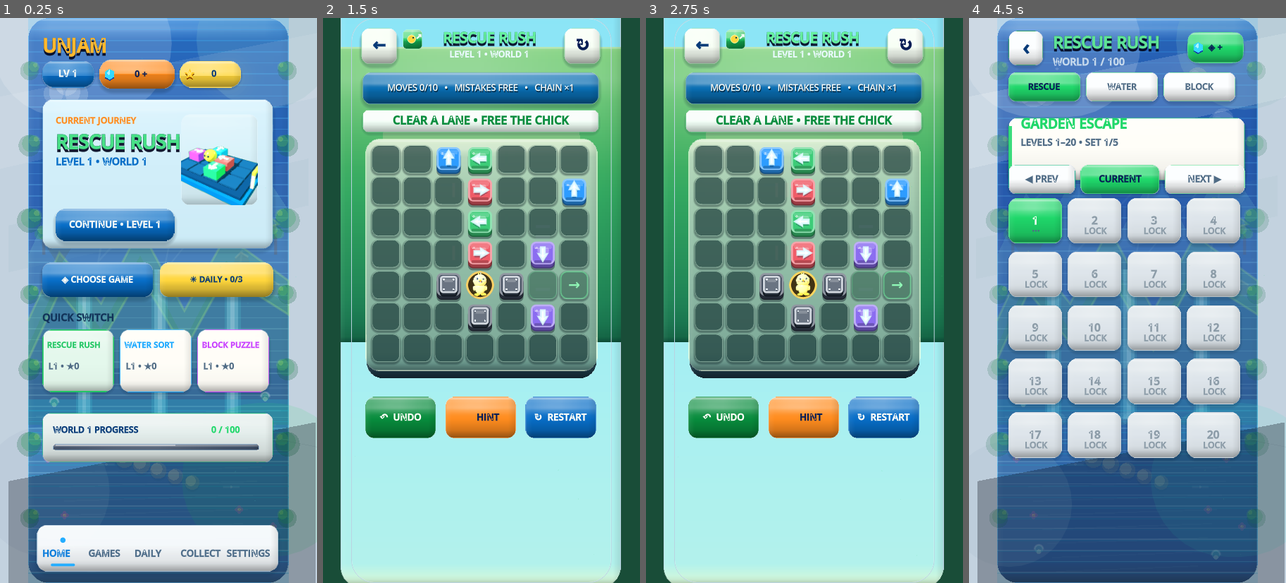
Above: before the commit, frames 1-4 (left to right).
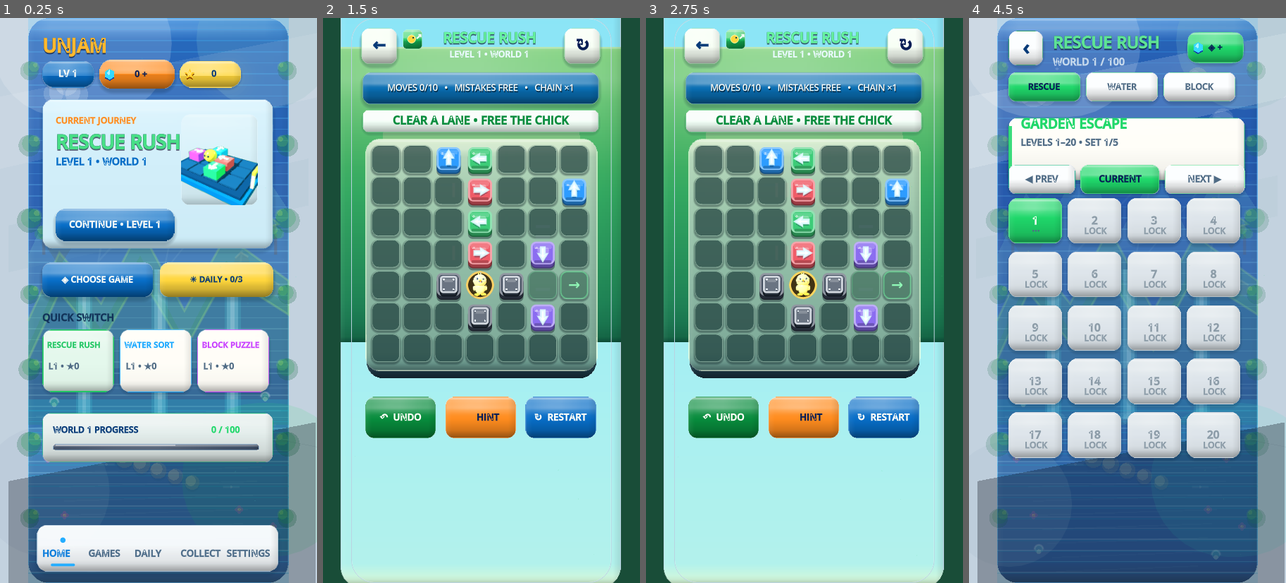
Above: after the commit, the same moments.

Repository: eghosa001/unjam
Game: Godot game, scene res://scenes/Main.tscn
Same seed, same stepped clock (60 frames per second), same inputs: the game is played once before the commit and once after it.
Inputs:
- Up to frame 1 (0.25 s): no input
- Up to frame 2 (1.5 s): click "CONTINUE • LEVEL 1" at 0.5 s; click "PLAY NOW" at 1.25 s
- Up to frame 3 (2.75 s): click "↻ RESTART" at 2 s
- Up to frame 4 (4.5 s): click "↻ RESTART" at 2.75 s; click "↻ RESTART" at 3.5 s; click "←" at 4.25 s

The runs differ from the first frame. In frame 1, 0.4% of the frame differs, in the area x 13-57%, y 3-24%; in frame 2, 0.2%; in frame 3, 0.2%; in frame 4, 0.2%.

Commit message:
Sharpen Figma text on scaled phone screens

Diff:
--- a/scripts/ui/figma_reference_canvas.gd
+++ b/scripts/ui/figma_reference_canvas.gd
@@ -306,10 +306,11 @@
 	label_node.add_theme_color_override("font_color", fill)
 	label_node.add_theme_color_override("font_outline_color", outline_color)
 	label_node.add_theme_constant_override("outline_size", outline_size)
-	label_node.add_theme_color_override("font_shadow_color", Color(0.01,0.03,0.12,0.72))
+	# Keep title depth without creating a second dark glyph after compact scaling.
+	label_node.add_theme_color_override("font_shadow_color", Color(0.01,0.03,0.12,0.38))
 	label_node.add_theme_constant_override("shadow_offset_x", 0)
-	label_node.add_theme_constant_override("shadow_offset_y", 4)
-	label_node.add_theme_constant_override("shadow_outline_size", 2)
+	label_node.add_theme_constant_override("shadow_offset_y", 2)
+	label_node.add_theme_constant_override("shadow_outline_size", 1)
 
 static func horizontal_gradient(left: Color, right: Color, radius: float = 0.0, border_color: Color = Color.TRANSPARENT, border_width: float = 0.0) -> StyleBoxTexture:
 	var cache_key := _style_cache_key("horizontal", [left, right], radius, border_color, border_width)
@@ -390,6 +391,14 @@
 	result.add_theme_color_override("font_color", resolved_text)
 	result.add_theme_color_override("font_hover_color", resolved_text)
 	result.add_theme_color_override("font_pressed_color", resolved_text)
+	# Figma controls can sit under older screen themes. Clear inherited text
+	# effects so compact phone rendering stays crisp instead of looking doubled.
+	result.add_theme_color_override("font_shadow_color", Color.TRANSPARENT)
+	result.add_theme_color_override("font_outline_color", Color.TRANSPARENT)
+	result.add_theme_constant_override("shadow_offset_x", 0)
+	result.add_theme_constant_override("shadow_offset_y", 0)
+	result.add_theme_constant_override("shadow_outline_size", 0)
+	result.add_theme_constant_override("outline_size", 0)
 
 	# StyleBoxTexture's nine-slice margins contribute to Button minimum size.
 	# Drawing the gradient in a geometry-neutral child preserves the exact Figma
@@ -428,6 +437,14 @@
 	result.add_theme_font_override("font", Unjam3DTheme.readable_font())
 	result.add_theme_font_size_override("font_size", font_size)
 	result.add_theme_color_override("font_color", color)
+	# Body labels never need legacy shadows. Display titles opt back into their
+	# controlled outline/shadow explicitly through style_display_title().
+	result.add_theme_color_override("font_shadow_color", Color.TRANSPARENT)
+	result.add_theme_color_override("font_outline_color", Color.TRANSPARENT)
+	result.add_theme_constant_override("shadow_offset_x", 0)
+	result.add_theme_constant_override("shadow_offset_y", 0)
+	result.add_theme_constant_override("shadow_outline_size", 0)
+	result.add_theme_constant_override("outline_size", 0)
 	result.vertical_alignment = VERTICAL_ALIGNMENT_CENTER
 	if bold:
 		result.add_theme_constant_override("outline_size", 0)
@@ -444,6 +461,12 @@
 	result.add_theme_color_override("font_color", resolved_text)
 	result.add_theme_color_override("font_hover_color", resolved_text)
 	result.add_theme_color_override("font_pressed_color", resolved_text)
+	result.add_theme_color_override("font_shadow_color", Color.TRANSPARENT)
+	result.add_theme_color_override("font_outline_color", Color.TRANSPARENT)
+	result.add_theme_constant_override("shadow_offset_x", 0)
+	result.add_theme_constant_override("shadow_offset_y", 0)
+	result.add_theme_constant_override("shadow_outline_size", 0)
+	result.add_theme_constant_override("outline_size", 0)
 	var normal := solid_box(fill, radius, border, border_width)
 	var hover := solid_box(fill.lightened(0.055), radius, border.lightened(0.06), border_width)
 	var pressed := solid_box(fill.darkened(0.075), radius, border, border_width)
